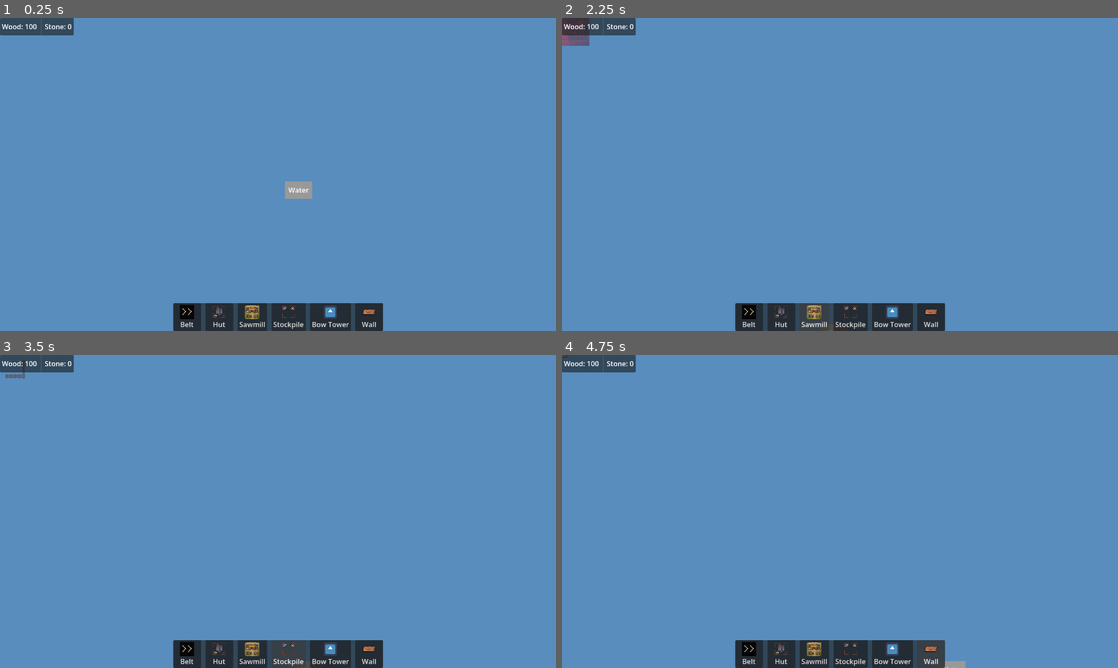
Above: before the commit, frames 1-4 (two rows, left to right).
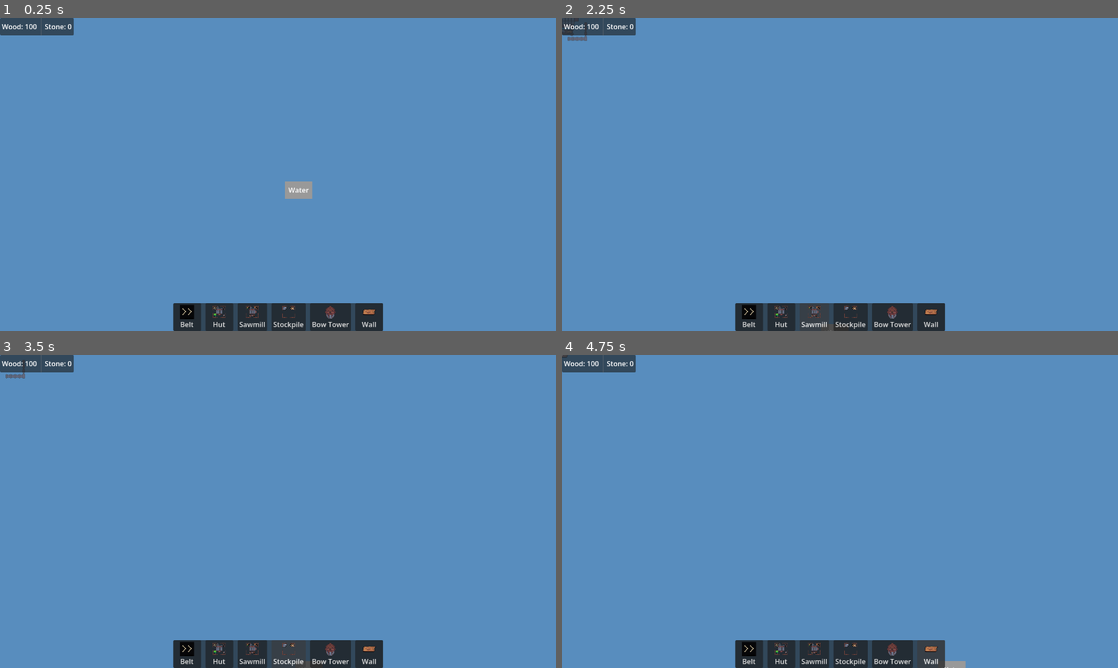
Above: after the commit, the same moments.

Repository: ColdTerror/Core-and-Conveyor
Game: Godot game, scene res://scenes/level.tscn
The game is run twice, just before and just after one commit, with the same random seed, the same clock (stepped at 60 frames per second) and the same inputs. The engine's default icon, where the game draws it, is replaced by a stand-in: a white triangle on a blue panel in a dark square.
Inputs:
- Up to frame 1 (0.25 s): no input
- Up to frame 2 (2.25 s): click "Belt" at 0.5 s; click "Hut" at 1.25 s; click "Sawmill" at 2 s
- Up to frame 3 (3.5 s): click "Stockpile" at 2.75 s
- Up to frame 4 (4.75 s): click "Bow Tower" at 3.5 s; click "Wall" at 4.25 s

The runs differ from the first frame. In frame 1, 0.2% of the frame differs, in the area x 38-61%, y 91-97%; in frame 2, 0.5%, in the area x 0-61%, y 0-97%; in frame 3, 0.2%; in frame 4, 0.2%.

Commit message:
Added bow tower sprite

Diff:
--- a/scenes/buildings/sawmill_building.tscn
+++ b/scenes/buildings/sawmill_building.tscn
@@ -9,7 +9,7 @@
 
 [sub_resource type="AtlasTexture" id="AtlasTexture_5rwt6"]
 atlas = ExtResource("4_l8ny5")
-region = Rect2(128, 128, 128, 128)
+region = Rect2(256, 0, 128, 128)
 
 [sub_resource type="RectangleShape2D" id="RectangleShape2D_0p6bf"]
 size = Vector2(128, 128)
@@ -23,11 +23,9 @@
 icon = SubResource("AtlasTexture_5rwt6")
 
 [node name="Sprite2D" type="Sprite2D" parent="." unique_id=1104015182]
-modulate = Color(1, 0, 0, 1)
-self_modulate = Color(1, 0, 0, 1)
 texture = ExtResource("4_l8ny5")
 region_enabled = true
-region_rect = Rect2(128, 128, 128, 128)
+region_rect = Rect2(256, 0, 128, 128)
 
 [node name="Area2D" type="Area2D" parent="." unique_id=803807135]
 
--- a/scenes/buildings/towers/bow_tower.tscn
+++ b/scenes/buildings/towers/bow_tower.tscn
@@ -1,7 +1,15 @@
 [gd_scene format=3 uid="uid://u8dr3txp3net"]
 
 [ext_resource type="Script" uid="uid://cjo82t2462a2a" path="res://scripts/building/generic scripts/tower_building.gd" id="1_vc0d4"]
-[ext_resource type="Texture2D" uid="uid://dyn5ycc3vykgb" path="res://icon.svg" id="2_sa4vh"]
+[ext_resource type="Texture2D" uid="uid://r4ptpn5bnwmd" path="res://assets/Buildings.png" id="2_sa4vh"]
+
+[sub_resource type="AtlasTexture" id="AtlasTexture_fp6y0"]
+atlas = ExtResource("2_sa4vh")
+region = Rect2(384, 0, 64, 64)
+
+[sub_resource type="AtlasTexture" id="AtlasTexture_nr8e2"]
+atlas = ExtResource("2_sa4vh")
+region = Rect2(384, 0, 64, 64)
 
 [sub_resource type="RectangleShape2D" id="RectangleShape2D_sa4vh"]
 size = Vector2(64, 64)
@@ -11,11 +19,10 @@
 attack_range = 256.0
 building_name = "Bow Tower"
 size = Vector2i(2, 2)
-icon = ExtResource("2_sa4vh")
+icon = SubResource("AtlasTexture_fp6y0")
 
 [node name="Sprite2D" type="Sprite2D" parent="." unique_id=794156622]
-scale = Vector2(0.5, 0.5)
-texture = ExtResource("2_sa4vh")
+texture = SubResource("AtlasTexture_nr8e2")
 
 [node name="Area2D" type="Area2D" parent="." unique_id=1304513059]
 
--- a/scripts/building/generic scripts/processor_building.gd
+++ b/scripts/building/generic scripts/processor_building.gd
@@ -76,7 +76,7 @@
 	# Conditions to start:
 	# 1. Have enough ingredients?
 	# 2. Have space for output?
-	if input_inventory >= active_recipe.input_count and output_inventory < buffer_limit:
+	if input_inventory >= active_recipe.input_count and (output_inventory + active_recipe.output_count) < buffer_limit:
 		# Consume Input
 		input_inventory -= active_recipe.input_count
 		inventory_changed.emit()
Binary file changed: assets/Buildings.png
